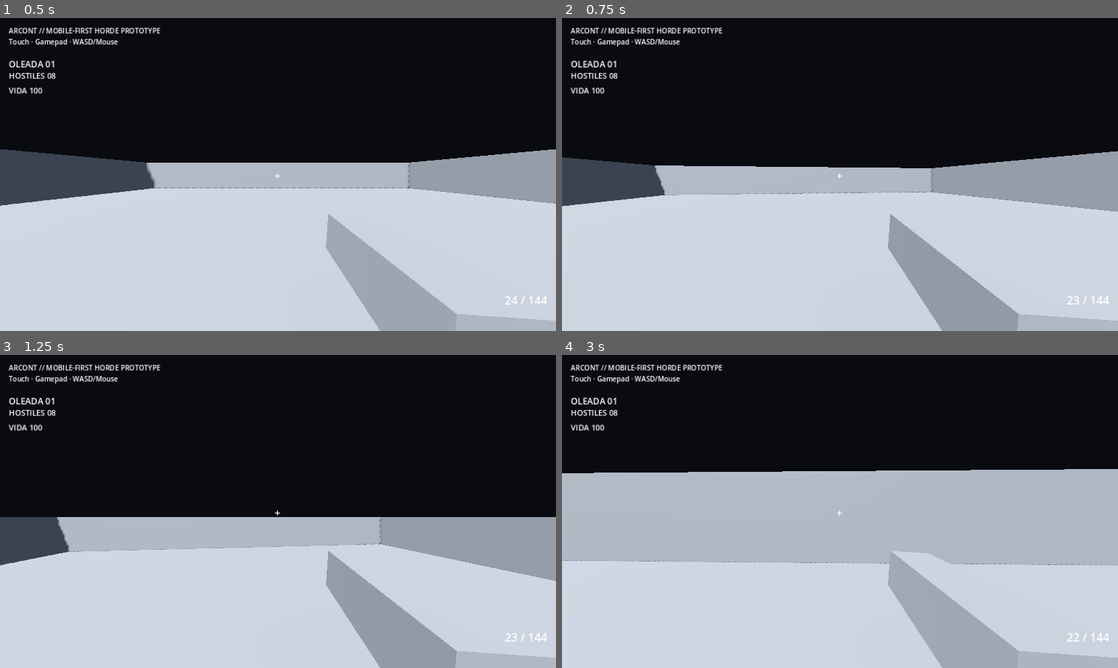
Above: before the commit, frames 1-4 (two rows, left to right).
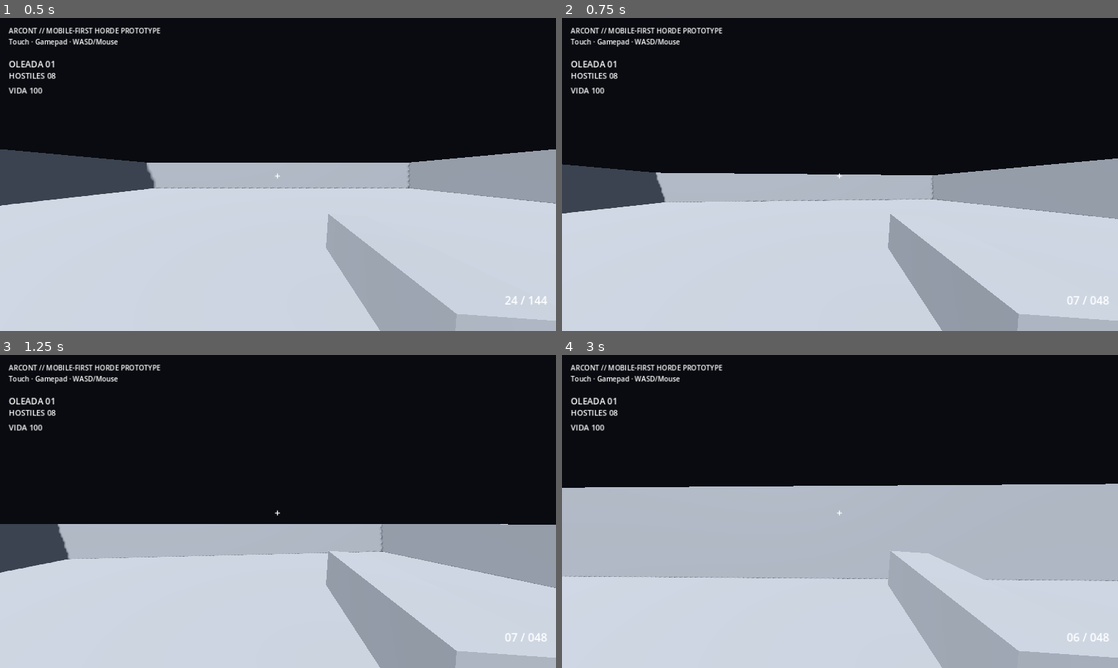
Above: after the commit, the same moments.

Repository: heliossamuelhernandezreyes/Arcont
Game: Godot game, scene res://scenes/main.tscn
Two runs of this game, one before a commit and one after it. Both use one fixed random seed, a clock stepped at 60 frames per second and the inputs below.
Inputs (mouse positions are in pixels of both pictures, inside the frame that each line leads up to):
- Up to frame 1 (0.5 s): no input
- Up to frame 2 (0.75 s): tap Enter at 0.5 s; move the mouse to (867, 174) at 0.52 s; hold W (move_forward) from 0.53 s (still down); hold Shift (sprint) from 0.53 s (still down); click (867, 174) at 0.67 s
- Up to frame 3 (1.25 s): keep holding W (move_forward); keep holding Shift (sprint); tap Space (jump) at 0.77 s
- Up to frame 4 (3 s): keep holding W (move_forward); move the mouse to (812, 511) at 1.27 s; release Shift (sprint) at 1.28 s; tap Shift (sprint) at 1.35, 2.85 s; tap Space (jump) at 1.52 s; move the mouse to (851, 505) at 2.02 s; hold Shift (sprint) 2.03-2.78 s; move the mouse to (834, 517) at 2.77 s; click (834, 517) at 2.92 s

Frame 1 is identical in both runs. In frame 2, 4.7% of the frame differs, in the area x 0-100%, y 42-92%; in frame 3, 4.7%; in frame 4, 9.1%, in the area x 0-100%, y 36-92%.
Error in both runs: Invalid access to property or key 'profile_changed' on a base object of type 'null instance'. (res://scripts/main.gd:34)

Commit message:
feat: turn prototype weapon into pellet shotgun

Diff:
--- a/scripts/weapon.gd
+++ b/scripts/weapon.gd
@@ -5,18 +5,21 @@
 signal recoil_requested(pitch: float, yaw: float)
 signal shot_fired
 
-@export var damage := 34.0
-@export var fire_interval := 0.16
-@export var magazine_size := 24
-@export var reserve_ammo := 144
-@export var reload_time := 1.45
-@export var recoil_pitch := 0.018
-@export var recoil_yaw := 0.006
+@export var weapon_name := "Prototype Shotgun"
+@export var damage := 18.0
+@export var fire_interval := 0.72
+@export var magazine_size := 8
+@export var reserve_ammo := 48
+@export var reload_time := 1.9
+@export var recoil_pitch := 0.055
+@export var recoil_yaw := 0.016
+@export var pellets := 8
+@export var spread_degrees := 5.2
+@export var range := 55.0
 
 @onready var camera: Camera3D = get_parent() as Camera3D
-@onready var ray: RayCast3D = $"../RayCast3D"
 
-var ammo_in_mag := 24
+var ammo_in_mag := 8
 var fire_timer := 0.0
 var reload_timer := 0.0
 var reloading := false
@@ -26,7 +29,7 @@
 	ammo_changed.emit(ammo_in_mag, reserve_ammo, magazine_size)
 
 func _process(delta: float) -> void:
-	fire_timer = max(fire_timer - delta, 0.0)
+	fire_timer = maxf(fire_timer - delta, 0.0)
 	if reloading:
 		reload_timer -= delta
 		if reload_timer <= 0.0:
@@ -38,23 +41,41 @@
 	if ammo_in_mag <= 0:
 		request_reload()
 		return false
-
 	fire_timer = fire_interval
 	ammo_in_mag -= 1
 	ammo_changed.emit(ammo_in_mag, reserve_ammo, magazine_size)
 	shot_fired.emit()
 	recoil_requested.emit(recoil_pitch, randf_range(-recoil_yaw, recoil_yaw))
+	_fire_shotgun()
+	return true
 
-	ray.force_raycast_update()
-	if ray.is_colliding():
-		var collider := ray.get_collider()
-		var hit_point := ray.get_collision_point()
-		var shot_direction := -camera.global_transform.basis.z
+func _fire_shotgun() -> void:
+	var world := camera.get_world_3d()
+	if world == null:
+		return
+	var space_state := world.direct_space_state
+	var origin := camera.global_position
+	var forward := -camera.global_transform.basis.z
+	var right := camera.global_transform.basis.x
+	var up := camera.global_transform.basis.y
+	var spread := tan(deg_to_rad(spread_degrees))
+	var player := camera.get_parent().get_parent().get_parent() as CollisionObject3D
+	var exclude: Array[RID] = []
+	if player:
+		exclude.append(player.get_rid())
+	for _i in pellets:
+		var offset := right * randf_range(-spread, spread) + up * randf_range(-spread, spread)
+		var direction := (forward + offset).normalized()
+		var query := PhysicsRayQueryParameters3D.create(origin, origin + direction * range)
+		query.exclude = exclude
+		query.collide_with_areas = false
+		var result := space_state.intersect_ray(query)
+		if result.is_empty():
+			continue
+		var collider = result.get("collider")
+		var hit_point: Vector3 = result.get("position", origin)
 		if collider and collider.has_method("apply_hit"):
-			collider.apply_hit(hit_point, shot_direction, damage)
-		else:
-			print("ARCONT impact: ", collider)
-	return true
+			collider.apply_hit(hit_point, direction, damage)
 
 func request_reload() -> bool:
 	if reloading or ammo_in_mag >= magazine_size or reserve_ammo <= 0:
